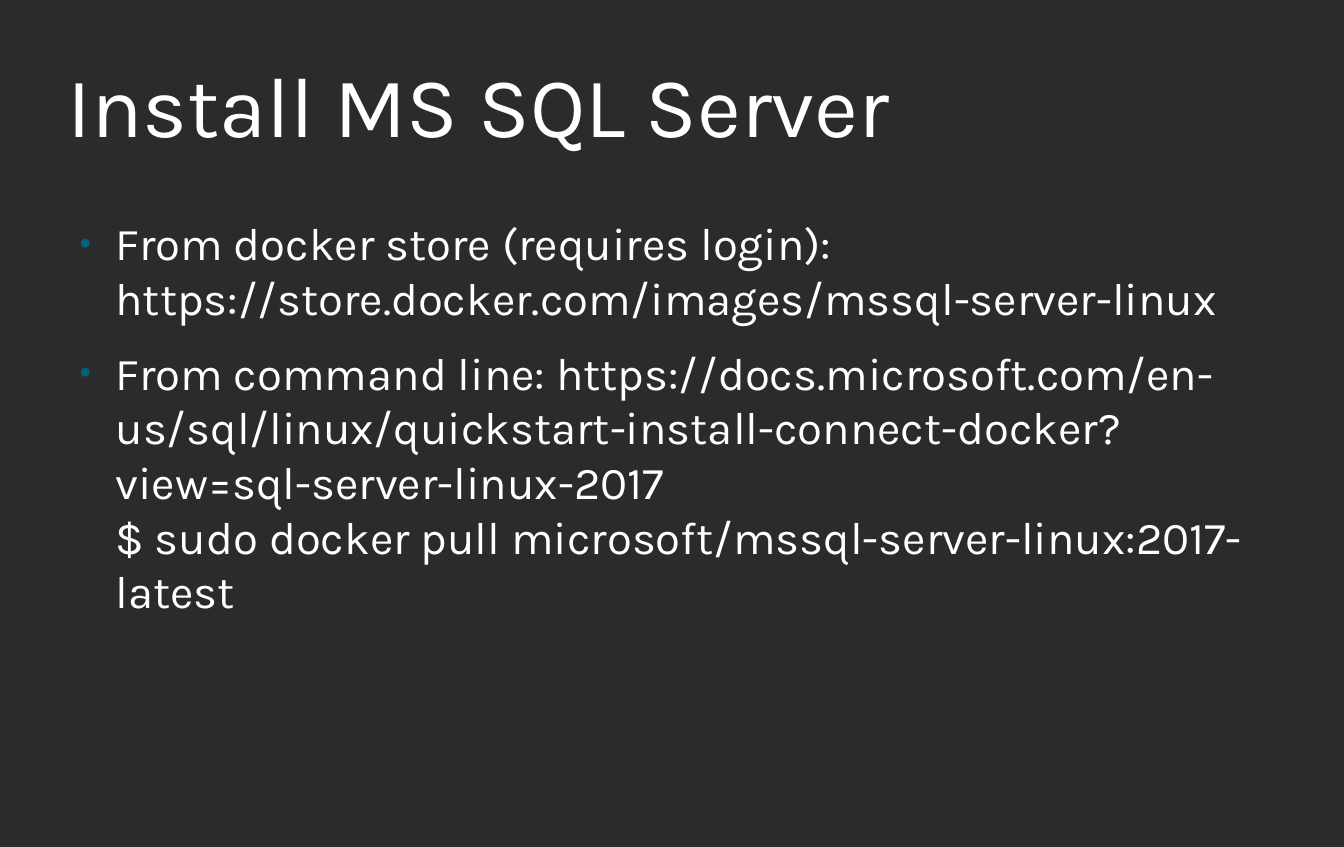
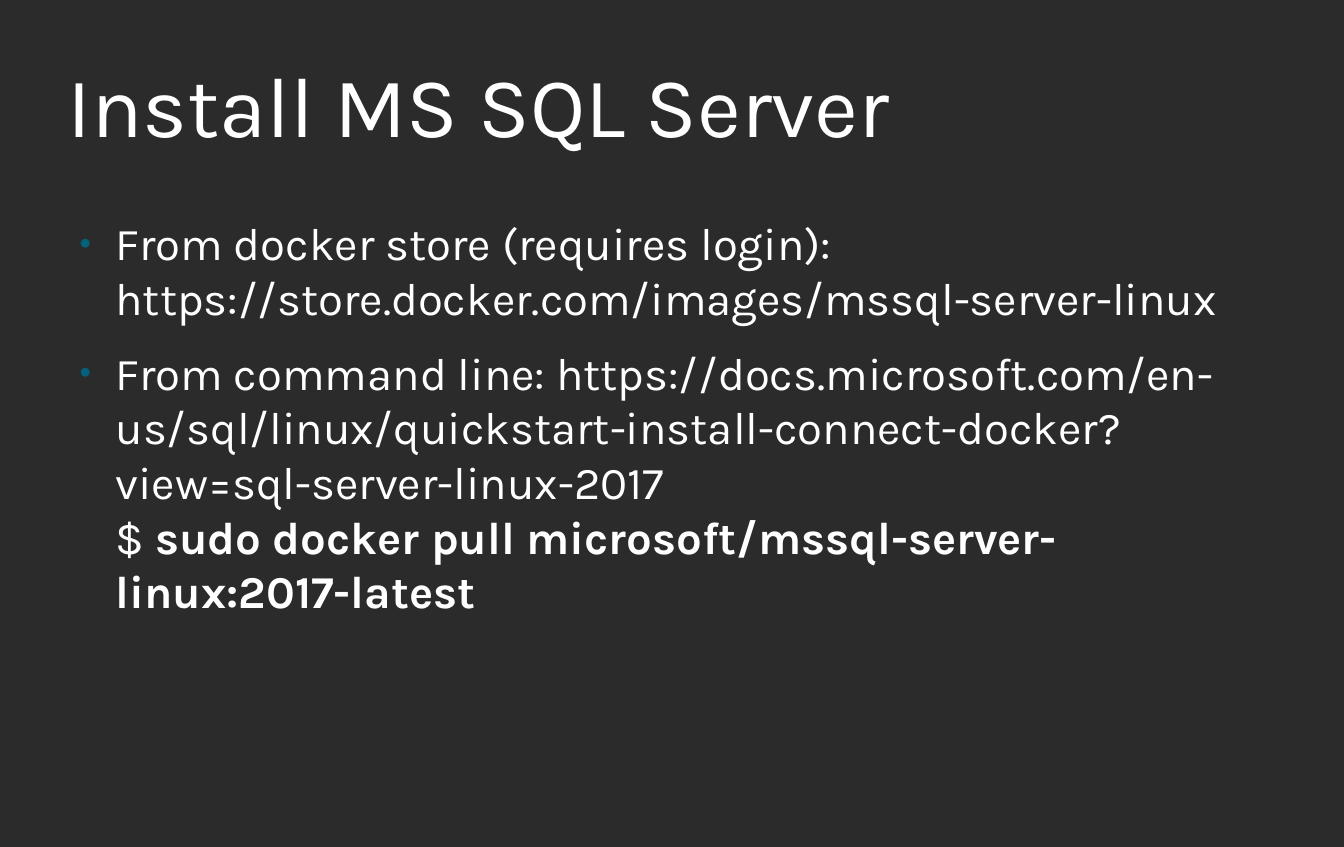
Before and after one commit to roskakori/talks, a slide deck: slide 5 of linuxtage/Microsoft SQL Server with Linux and Docker.odp (slide 4 before the commit). Drawn at 1344x847 pixels with LibreOffice and Linux fonts; fonts in the diff are those of the drawing; background and template pictures are left out; a plain dark background stands for a picture behind light text. Boxes give left, top, right and bottom in pixels: in the first picture for what was removed or moved away, otherwise in the second. Text is boxed around its words. In the diff, an @@ line names an element or a change of style, - is before the commit and + after.

Commit message:
Added slides for talk on Micrsoft SQL Server with Linux and Docker.

```diff
--- a/linuxtage/Microsoft SQL Server with Linux and Docker.odp
+++ b/linuxtage/Microsoft SQL Server with Linux and Docker.odp
@@ text at (x1=115, y1=356, x2=1213, y2=609): bold on in "sudo docker pull microsoft/mssql-server-linux:2017-latest" @@
```
Also in this commit, not shown: 7 other slides changed, 3 slides added, 4 slides removed.
